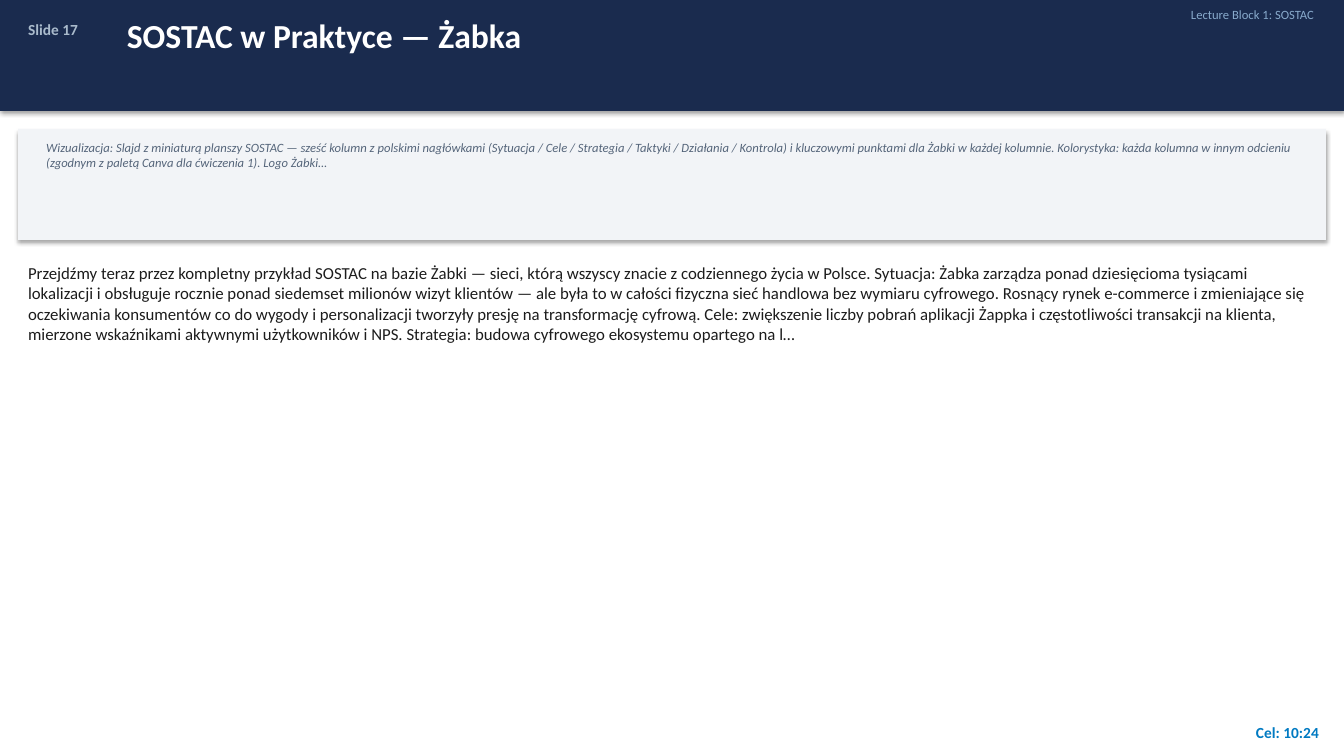
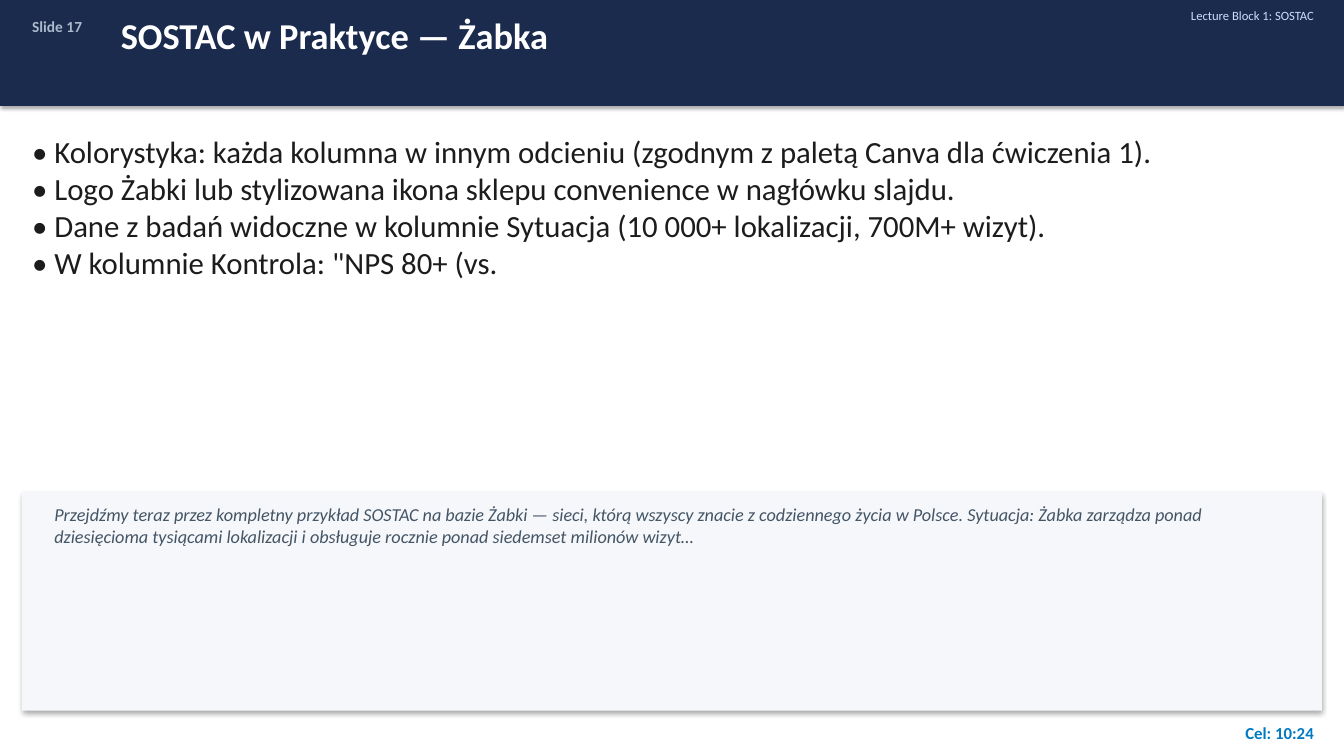
Before and after one commit to porwisz/marketing-zajecia, a slide deck: slide 17 of course-materials/Strategia_Marketingu_Cyfrowego.pptx. Drawn at 1344x756 pixels with LibreOffice and Linux fonts; fonts in the diff are those of the drawing. Boxes give left, top, right and bottom in pixels: in the first picture for what was removed or moved away, otherwise in the second. Text is boxed around its words. In the diff, an @@ line names an element or a change of style, - is before the commit and + after.

```diff
--- a/course-materials/Strategia_Marketingu_Cyfrowego.pptx
+++ b/course-materials/Strategia_Marketingu_Cyfrowego.pptx
@@ rectangle: place and size @@
-rectangle at bbox=[0, 0, 1344, 111]
+rectangle at bbox=[0, 0, 1344, 106]
@@ text "Slide 17": place and size @@
-text "Slide 17" at bbox=[28, 24, 78, 35]
+text "Slide 17" at bbox=[32, 21, 82, 32]
@@ text "SOSTAC w Praktyce — Żabka" at bbox=[121, 19, 548, 55]: size 24 to 26 pt @@
@@ text "Lecture Block 1: SOSTAC" at bbox=[1191, 11, 1314, 20]: text colour #88AACC to #CCDDFF @@
@@ rectangle removed at bbox=[18, 129, 1326, 240] @@
@@ text removed at bbox=[46, 142, 1290, 169] @@
-Wizualizacja: Slajd z miniaturą planszy SOSTAC — sześć kolumn z polskimi nagłówkami (Sytuacja / Cele / Strategia / Taktyki / Działania / Kontrola) i kluczowymi punktami dla Żabki w każdej kolumnie. Kolorystyka: każda kolumna w innym odcieniu (zgodnym z paletą Canva dla ćwiczenia 1). Logo Żabki…
@@ text added at bbox=[54, 140, 1151, 278], 22 pt, text #1C1C1C @@
+• Kolorystyka: każda kolumna w innym odcieniu (zgodnym z paletą Canva dla ćwiczenia 1).
+• Logo Żabki lub stylizowana ikona sklepu convenience w nagłówku slajdu.
+• Dane z badań widoczne w kolumnie Sytuacja (10 000+ lokalizacji, 700M+ wizyt).
+• W kolumnie Kontrola: "NPS 80+ (vs.
@@ rectangle added at bbox=[22, 492, 1322, 711], fill #F5F7FA @@
@@ text at bbox=[54, 506, 1202, 546]: text changed; size 12 to 13 pt; text colour #1C1C1C to #445566; italic on @@
-Przejdźmy teraz przez kompletny przykład SOSTAC na bazie Żabki — sieci, którą wszyscy znacie z codziennego życia w Polsce. Sytuacja: Żabka zarządza ponad dziesięcioma tysiącami lokalizacji i obsługuje rocznie ponad siedemset milionów wizyt klientów — ale była to w całości fizyczna sieć handlowa bez wymiaru cyfrowego. Rosnący rynek e-commerce i zmieniające się oczekiwania konsumentów co do wygody i personalizacji tworzyły presję na transformację cyfrową. Cele: zwiększenie liczby pobrań aplikacji Żappka i częstotliwości transakcji na klienta, mierzone wskaźnikami aktywnymi użytkowników i NPS. Strategia: budowa cyfrowego ekosystemu opartego na l…
+Przejdźmy teraz przez kompletny przykład SOSTAC na bazie Żabki — sieci, którą wszyscy znacie z codziennego życia w Polsce. Sytuacja: Żabka zarządza ponad dziesięcioma tysiącami lokalizacji i obsługuje rocznie ponad siedemset milionów wizyt…
@@ text "Cel: 10:24": place and size @@
-text "Cel: 10:24" at bbox=[1256, 727, 1318, 738]
+text "Cel: 10:24" at bbox=[1245, 727, 1314, 739]
@@ text "Cel: 10:24" at bbox=[1245, 727, 1314, 739]: size 11 to 12 pt @@
```
Also in this commit, not shown: 81 other slides changed, 3 slides added, 3 slides removed, 1 other file.
